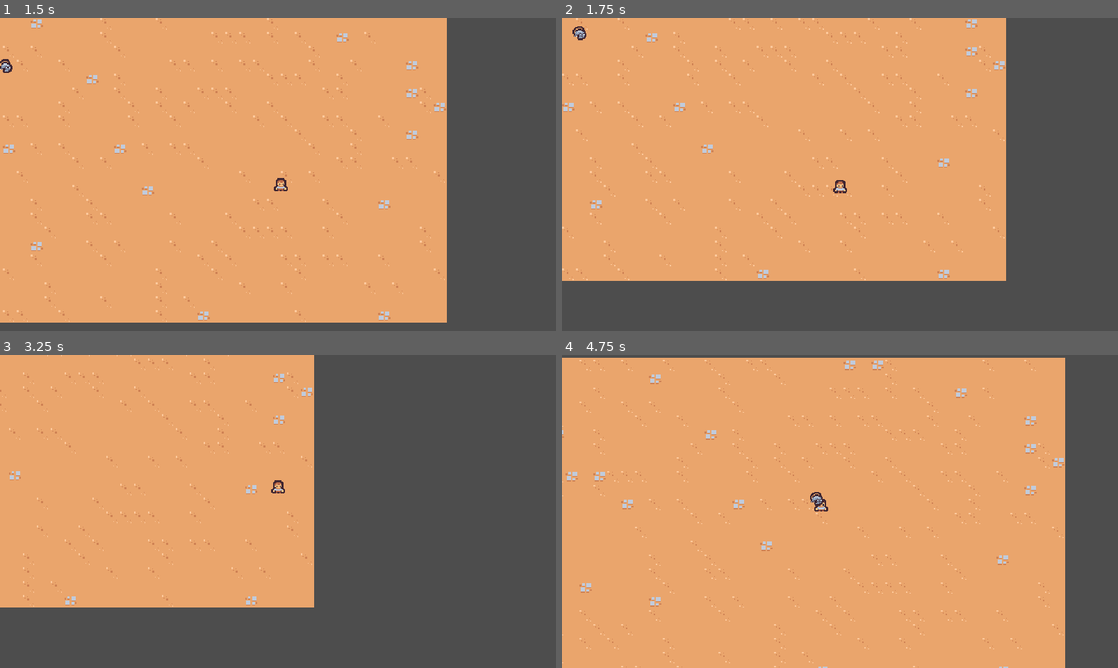
Above: before the commit, frames 1-4 (two rows, left to right).
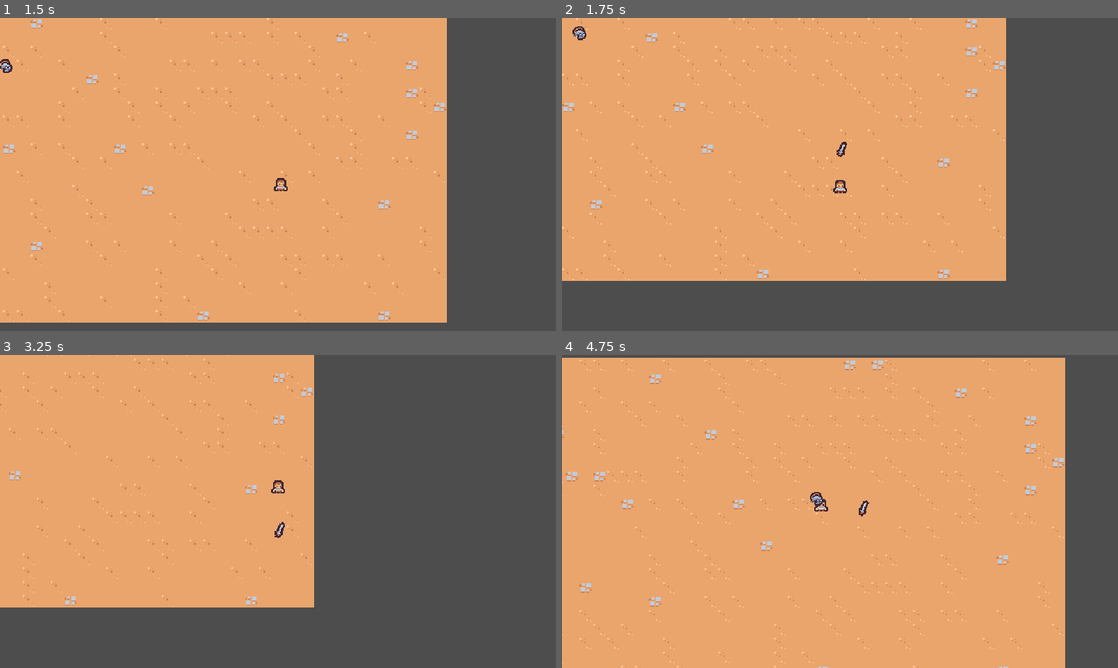
Above: after the commit, the same moments.

Repository: river-zero/FakepireSurvivors
Game: Godot game, scene res://scene/main/main.tscn
The game is run twice, just before and just after one commit, with the same random seed, the same clock (stepped at 60 frames per second) and the same inputs.
Inputs:
- Up to frame 1 (1.5 s): hold D (move_right) 0.53-1.28 s; hold S (move_down) from 1.28 s (still down)
- Up to frame 2 (1.75 s): keep holding S (move_down)
- Up to frame 3 (3.25 s): release S (move_down) at 2.03 s; hold D (move_right) 2.03-2.78 s; hold W (move_up) from 2.78 s (still down)
- Up to frame 4 (4.75 s): release W (move_up) at 3.53 s; hold A (move_left) from 3.53 s (still down)

Frame 1 is identical in both runs. In frame 2, less than 0.1% of the frame differs, in the area x 49-52%, y 39-45%; in frame 3, less than 0.1%, in the area x 49-52%, y 53-59%; in frame 4, less than 0.1%.

Commit message:
추가: 검 애니메이션

Diff:
--- /dev/null
+++ b/scene/ability/sword_ability/sword_ability.tscn
@@ -0,0 +1,91 @@
+[gd_scene load_steps=5 format=3 uid="uid://duwvshy4jklck"]
+
+[ext_resource type="Texture2D" uid="uid://rswvodleb7fa" path="res://scene/ability/sword_ability/sword.png" id="1_83j5j"]
+
+[sub_resource type="Animation" id="Animation_r2361"]
+resource_name = "swing"
+length = 0.75
+step = 0.05
+tracks/0/type = "value"
+tracks/0/imported = false
+tracks/0/enabled = true
+tracks/0/path = NodePath("Sprite2D:rotation")
+tracks/0/interp = 2
+tracks/0/loop_wrap = true
+tracks/0/keys = {
+"times": PackedFloat32Array(0, 0.2, 0.4, 0.75),
+"transitions": PackedFloat32Array(1, 1, 1.7, 1),
+"update": 0,
+"values": [-0.174533, 0.0, 3.14159, 0.0]
+}
+tracks/1/type = "value"
+tracks/1/imported = false
+tracks/1/enabled = true
+tracks/1/path = NodePath("Sprite2D:scale")
+tracks/1/interp = 2
+tracks/1/loop_wrap = true
+tracks/1/keys = {
+"times": PackedFloat32Array(0, 0.1, 0.2, 0.35, 0.5, 0.75),
+"transitions": PackedFloat32Array(1, 1, 1, 1, 5, 1),
+"update": 0,
+"values": [Vector2(0, 0), Vector2(1.25, 1.25), Vector2(1, 1), Vector2(2, 2), Vector2(1, 1), Vector2(0, 0)]
+}
+tracks/2/type = "method"
+tracks/2/imported = false
+tracks/2/enabled = true
+tracks/2/path = NodePath(".")
+tracks/2/interp = 1
+tracks/2/loop_wrap = true
+tracks/2/keys = {
+"times": PackedFloat32Array(0.75),
+"transitions": PackedFloat32Array(1),
+"values": [{
+"args": [],
+"method": &"queue_free"
+}]
+}
+
+[sub_resource type="Animation" id="Animation_gpm0m"]
+length = 0.001
+tracks/0/type = "value"
+tracks/0/imported = false
+tracks/0/enabled = true
+tracks/0/path = NodePath("Sprite2D:rotation")
+tracks/0/interp = 1
+tracks/0/loop_wrap = true
+tracks/0/keys = {
+"times": PackedFloat32Array(0),
+"transitions": PackedFloat32Array(1),
+"update": 0,
+"values": [0.0]
+}
+tracks/1/type = "value"
+tracks/1/imported = false
+tracks/1/enabled = true
+tracks/1/path = NodePath("Sprite2D:scale")
+tracks/1/interp = 1
+tracks/1/loop_wrap = true
+tracks/1/keys = {
+"times": PackedFloat32Array(0),
+"transitions": PackedFloat32Array(1),
+"update": 0,
+"values": [Vector2(1, 1)]
+}
+
+[sub_resource type="AnimationLibrary" id="AnimationLibrary_qsiwb"]
+_data = {
+"RESET": SubResource("Animation_gpm0m"),
+"swing": SubResource("Animation_r2361")
+}
+
+[node name="SwordAbility" type="Node2D"]
+
+[node name="AnimationPlayer" type="AnimationPlayer" parent="."]
+libraries = {
+"": SubResource("AnimationLibrary_qsiwb")
+}
+autoplay = "swing"
+
+[node name="Sprite2D" type="Sprite2D" parent="."]
+texture = ExtResource("1_83j5j")
+offset = Vector2(0, -4)
--- /dev/null
+++ b/scene/ability/sword_ability_controller/sword_ability_controller.gd
@@ -0,0 +1,15 @@
+extends Node
+
+@export var sword_ability: PackedScene
+
+func _ready():
+	$Timer.timeout.connect(on_timer_timeout)
+
+func on_timer_timeout():
+	var player = get_tree().get_first_node_in_group("player") as Node2D
+	if player == null:
+		return
+
+	var sword_instance = sword_ability.instantiate() as Node2D
+	player.get_parent().add_child(sword_instance)
+	sword_instance.global_position = player.global_position
--- /dev/null
+++ b/scene/ability/sword_ability_controller/sword_ability_controller.tscn
@@ -0,0 +1,12 @@
+[gd_scene load_steps=3 format=3 uid="uid://b6u2upxcrey52"]
+
+[ext_resource type="Script" path="res://scene/ability/sword_ability_controller/sword_ability_controller.gd" id="1_bgppe"]
+[ext_resource type="PackedScene" uid="uid://duwvshy4jklck" path="res://scene/ability/sword_ability/sword_ability.tscn" id="2_vxfph"]
+
+[node name="SwordAbilityController" type="Node"]
+script = ExtResource("1_bgppe")
+sword_ability = ExtResource("2_vxfph")
+
+[node name="Timer" type="Timer" parent="."]
+wait_time = 1.5
+autostart = true
--- a/scene/player/player.tscn
+++ b/scene/player/player.tscn
@@ -1,7 +1,8 @@
-[gd_scene load_steps=4 format=3 uid="uid://dx74shwcvpu82"]
+[gd_scene load_steps=5 format=3 uid="uid://dx74shwcvpu82"]
 
 [ext_resource type="Texture2D" uid="uid://bnwypkvplc602" path="res://scene/player/player.png" id="1_8osfa"]
 [ext_resource type="Script" path="res://scene/player/player.gd" id="1_gukri"]
+[ext_resource type="PackedScene" uid="uid://b6u2upxcrey52" path="res://scene/ability/sword_ability_controller/sword_ability_controller.tscn" id="2_2rwqn"]
 
 [sub_resource type="CircleShape2D" id="CircleShape2D_2rd1d"]
 radius = 5.0
@@ -10,6 +11,10 @@
 collision_layer = 0
 script = ExtResource("1_gukri")
 
+[node name="AbilityManager" type="Node" parent="."]
+
+[node name="SwordAbilityController" parent="AbilityManager" instance=ExtResource("2_2rwqn")]
+
 [node name="Sprite2D" type="Sprite2D" parent="."]
 texture = ExtResource("1_8osfa")
 offset = Vector2(0, -8)
Binary file added: scene/ability/sword_ability/sword.png
Not shown, added: scene/ability/sword_ability/sword.png.import
